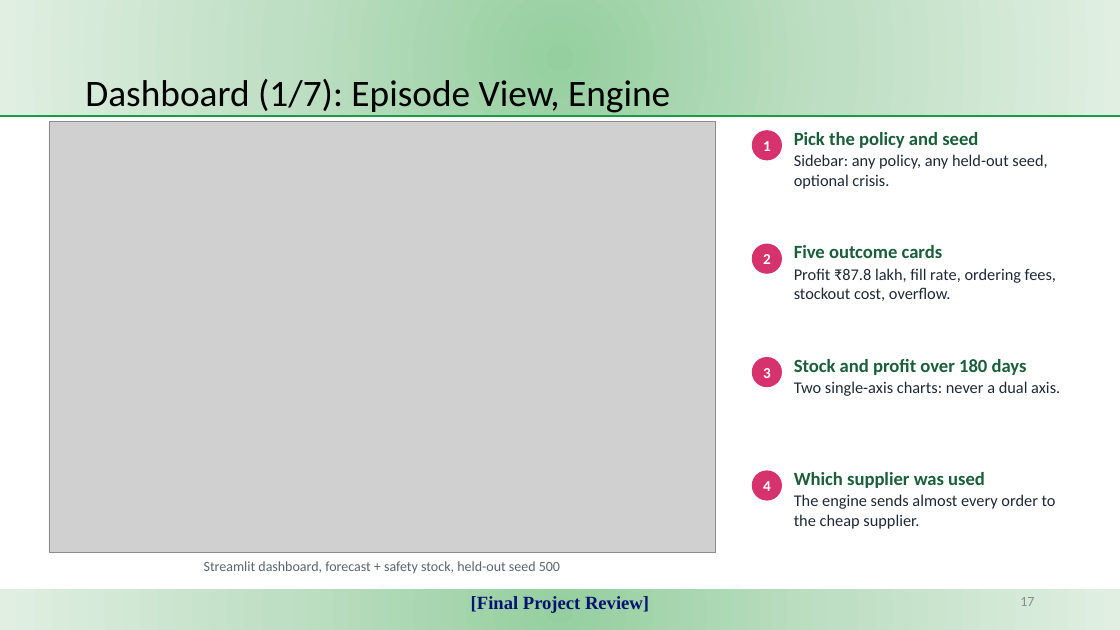
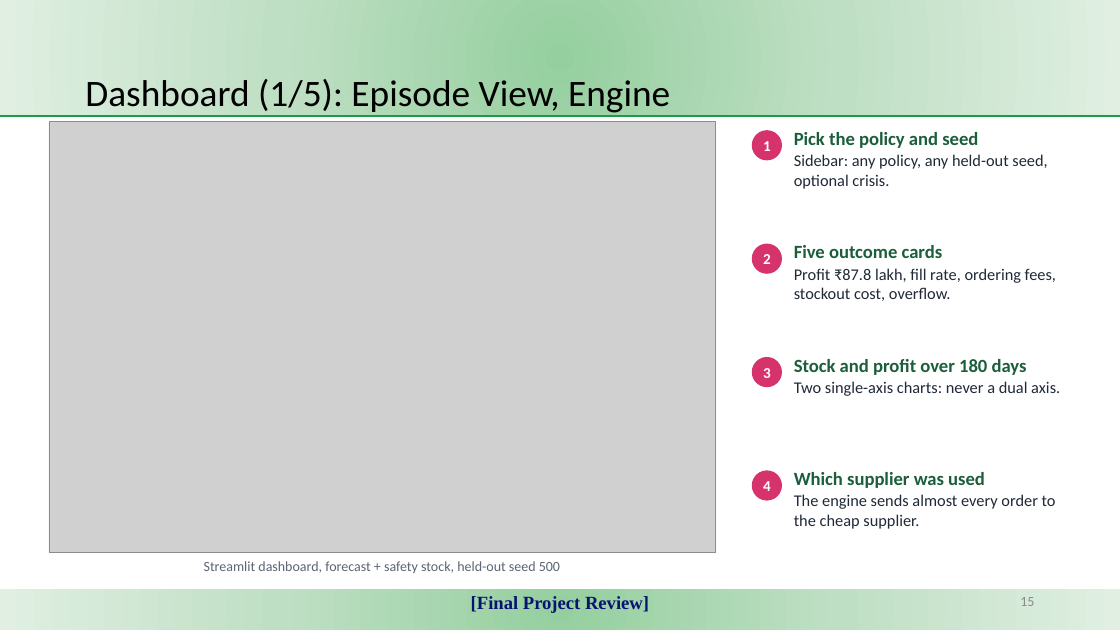
Before and after one commit to KJSK-Koushik/Supply-AI-RL-Explainable-supply-chain-Optimisation, a slide deck: slide 15 of reports/SupplyAI-RL_Final_Project_Review.pptx (slide 17 before the commit). Drawn at 1120x630 pixels with LibreOffice and Linux fonts; fonts in the diff are those of the drawing; grey boxes stand for pictures. Boxes give left, top, right and bottom in pixels: in the first picture for what was removed or moved away, otherwise in the second. Text is boxed around its words. In the diff, an @@ line names an element or a change of style, - is before the commit and + after.

```diff
--- a/reports/SupplyAI-RL_Final_Project_Review.pptx
+++ b/reports/SupplyAI-RL_Final_Project_Review.pptx
@@ title at bbox=[85, 79, 670, 116]: text changed @@
-Dashboard (1/7): Episode View, Engine
+Dashboard (1/5): Episode View, Engine
@@ page number at bbox=[1020, 597, 1034, 606]: text changed @@
-17
+15
```
Also in this commit, not shown: 6 other slides changed, 4 slides removed, 3 other files.
